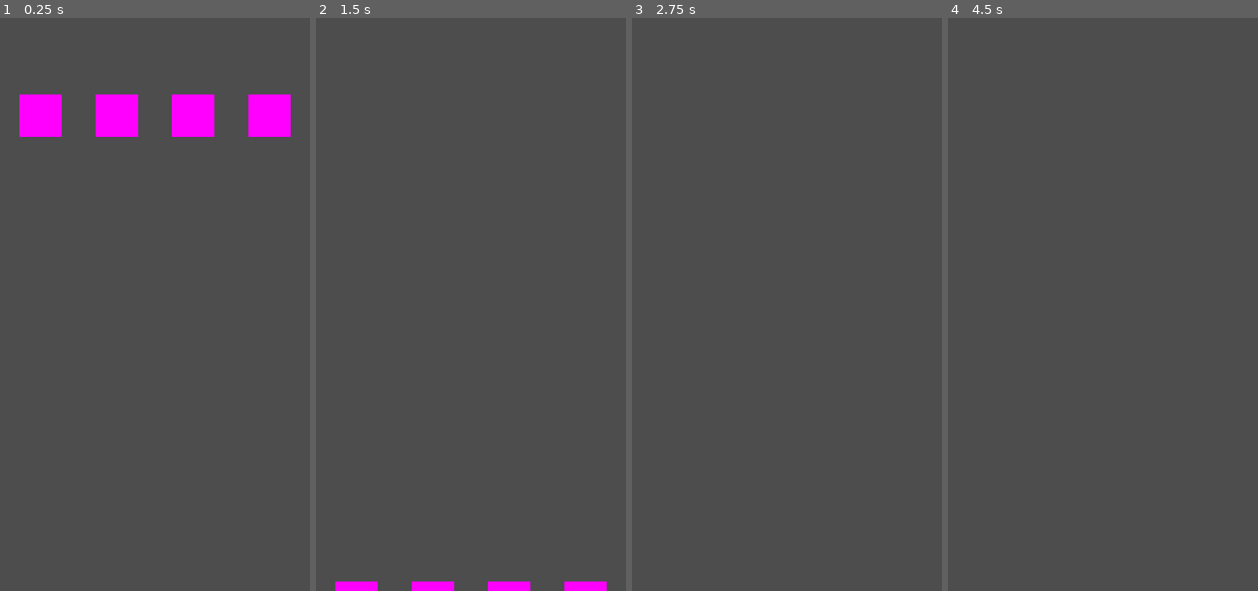
Above: before the commit, frames 1-4 (left to right).
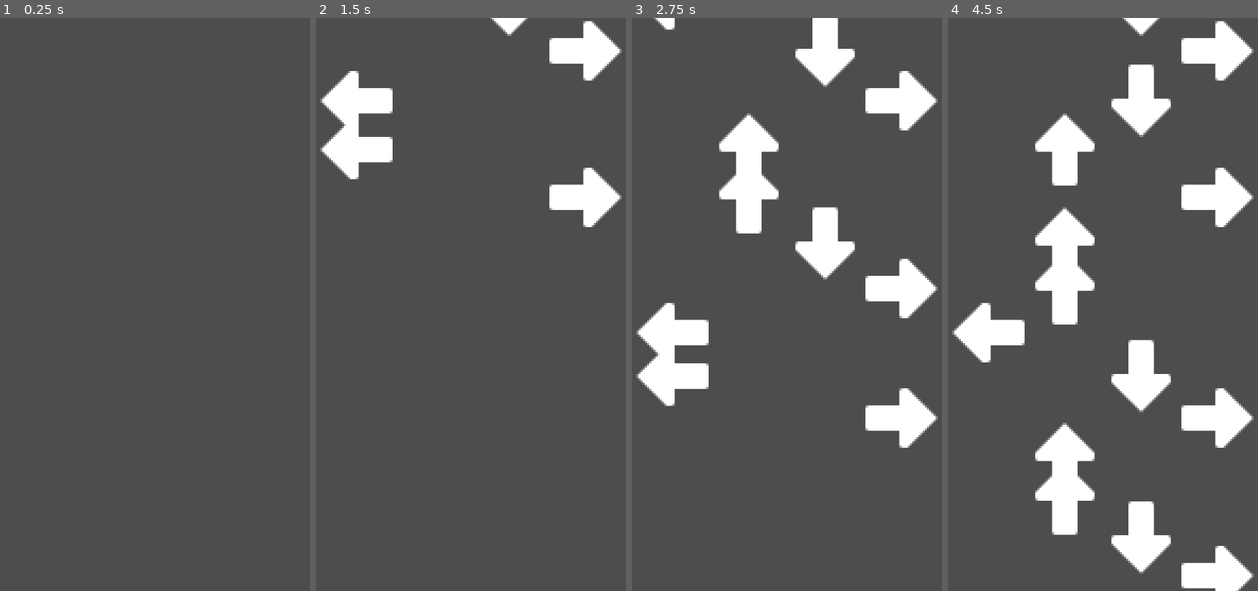
Above: after the commit, the same moments.

Repository: Bbubbee/Musik-Knight
Game: Godot game, scene res://scenes/levels/get_started/get_started.tscn
The game is run twice, just before and just after one commit, with the same random seed, the same clock (stepped at 60 frames per second) and the same inputs.
Inputs:
- Up to frame 1 (0.25 s): no input
- Up to frame 2 (1.5 s): hold D (right, bound only after the commit) 0.53-1.28 s; hold S (down, bound only after the commit) from 1.28 s (still down)
- Up to frame 3 (2.75 s): release S (down, bound only after the commit) at 2.03 s; hold D (right, bound only after the commit) from 2.03 s (still down)
- Up to frame 4 (4.5 s): release D (right, bound only after the commit) at 2.78 s; hold W (up, bound only after the commit) 2.78-3.53 s; hold A (left, bound only after the commit) from 3.53 s (still down)

The runs differ from the first frame. In frame 1, 4.1% of the frame differs, in the area x 6-94%, y 13-21%; in frame 2, 6.4%; in frame 3, 12%; in frame 4, 17%, in the area x 1-99%, y 0-100%.

Commit message:
Added basic arrow spawner
Arrows spawn based on a timer. A random direction is assigned to each arrow. The player can press a direction when the arrow passes the detection zone to select the arrow

Diff:
--- a/project.godot
+++ b/project.godot
@@ -35,6 +35,45 @@
 "res://utils/": "purple"
 }
 
+[input]
+
+ui_down={
+"deadzone": 0.5,
+"events": [Object(InputEventJoypadButton,"resource_local_to_scene":false,"resource_name":"","device":-1,"button_index":12,"pressure":0.0,"pressed":false,"script":null)
+, Object(InputEventJoypadMotion,"resource_local_to_scene":false,"resource_name":"","device":-1,"axis":1,"axis_value":1.0,"script":null)
+, Object(InputEventKey,"resource_local_to_scene":false,"resource_name":"","device":-1,"window_id":0,"alt_pressed":false,"shift_pressed":false,"ctrl_pressed":false,"meta_pressed":false,"pressed":false,"keycode":0,"physical_keycode":83,"key_label":0,"unicode":115,"location":0,"echo":false,"script":null)
+]
+}
+up={
+"deadzone": 0.2,
+"events": [Object(InputEventKey,"resource_local_to_scene":false,"resource_name":"","device":-1,"window_id":0,"alt_pressed":false,"shift_pressed":false,"ctrl_pressed":false,"meta_pressed":false,"pressed":false,"keycode":0,"physical_keycode":87,"key_label":0,"unicode":119,"location":0,"echo":false,"script":null)
+, Object(InputEventKey,"resource_local_to_scene":false,"resource_name":"","device":-1,"window_id":0,"alt_pressed":false,"shift_pressed":false,"ctrl_pressed":false,"meta_pressed":false,"pressed":false,"keycode":0,"physical_keycode":4194320,"key_label":0,"unicode":0,"location":0,"echo":false,"script":null)
+]
+}
+down={
+"deadzone": 0.2,
+"events": [Object(InputEventKey,"resource_local_to_scene":false,"resource_name":"","device":-1,"window_id":0,"alt_pressed":false,"shift_pressed":false,"ctrl_pressed":false,"meta_pressed":false,"pressed":false,"keycode":0,"physical_keycode":83,"key_label":0,"unicode":115,"location":0,"echo":false,"script":null)
+, Object(InputEventKey,"resource_local_to_scene":false,"resource_name":"","device":-1,"window_id":0,"alt_pressed":false,"shift_pressed":false,"ctrl_pressed":false,"meta_pressed":false,"pressed":false,"keycode":0,"physical_keycode":4194322,"key_label":0,"unicode":0,"location":0,"echo":false,"script":null)
+]
+}
+left={
+"deadzone": 0.2,
+"events": [Object(InputEventKey,"resource_local_to_scene":false,"resource_name":"","device":-1,"window_id":0,"alt_pressed":false,"shift_pressed":false,"ctrl_pressed":false,"meta_pressed":false,"pressed":false,"keycode":0,"physical_keycode":65,"key_label":0,"unicode":97,"location":0,"echo":false,"script":null)
+, Object(InputEventKey,"resource_local_to_scene":false,"resource_name":"","device":-1,"window_id":0,"alt_pressed":false,"shift_pressed":false,"ctrl_pressed":false,"meta_pressed":false,"pressed":false,"keycode":0,"physical_keycode":4194319,"key_label":0,"unicode":0,"location":0,"echo":false,"script":null)
+]
+}
+right={
+"deadzone": 0.2,
+"events": [Object(InputEventKey,"resource_local_to_scene":false,"resource_name":"","device":-1,"window_id":0,"alt_pressed":false,"shift_pressed":false,"ctrl_pressed":false,"meta_pressed":false,"pressed":false,"keycode":0,"physical_keycode":68,"key_label":0,"unicode":100,"location":0,"echo":false,"script":null)
+, Object(InputEventKey,"resource_local_to_scene":false,"resource_name":"","device":-1,"window_id":0,"alt_pressed":false,"shift_pressed":false,"ctrl_pressed":false,"meta_pressed":false,"pressed":false,"keycode":0,"physical_keycode":4194321,"key_label":0,"unicode":0,"location":0,"echo":false,"script":null)
+]
+}
+
+[layer_names]
+
+2d_physics/layer_1="player"
+2d_physics/layer_2="arrows"
+
 [physics]
 
 3d/physics_engine="Jolt Physics"
--- /dev/null
+++ b/scenes/actors/player_controller/player_controller.gd
@@ -0,0 +1,25 @@
+extends Node2D
+@onready var detector_area: Area2D = $DetectorArea
+
+
+func _physics_process(_delta: float) -> void:
+
+	if Input.is_action_just_pressed("left"):
+		press_arrow(0)
+	elif Input.is_action_just_pressed("up"):
+		press_arrow(1)
+	elif Input.is_action_just_pressed("down"):
+		press_arrow(2)
+	elif Input.is_action_just_pressed("right"):
+		press_arrow(3)
+
+
+func press_arrow(dir: int = 0):
+	# Check if area is colliding with anything. If not, return.
+	if not detector_area.has_overlapping_bodies():
+		print("No bodies interacting")
+		return
+
+	for arrow: Arrow in detector_area.get_overlapping_bodies():
+		if dir == arrow.direction:
+			arrow.queue_free()
--- /dev/null
+++ b/scenes/actors/player_controller/player_controller.tscn
@@ -0,0 +1,16 @@
+[gd_scene format=3 uid="uid://dh1igm36i5b6e"]
+
+[ext_resource type="Script" uid="uid://ct0k54t4153wi" path="res://scenes/actors/player_controller/player_controller.gd" id="1_p3i1c"]
+
+[sub_resource type="RectangleShape2D" id="RectangleShape2D_p3i1c"]
+size = Vector2(244, 32)
+
+[node name="PlayerController" type="Node2D" unique_id=370596373]
+script = ExtResource("1_p3i1c")
+
+[node name="DetectorArea" type="Area2D" parent="." unique_id=702086124]
+collision_mask = 2
+
+[node name="DetetectorShape" type="CollisionShape2D" parent="DetectorArea" unique_id=1839110822]
+shape = SubResource("RectangleShape2D_p3i1c")
+debug_color = Color(0.5372549, 1, 0.8047794, 0.41960785)
--- a/scenes/levels/get_started/get_started.gd
+++ b/scenes/levels/get_started/get_started.gd
@@ -10,8 +10,19 @@
 	lanes = ScreenCalculator.get_lanes(Vector2(0, 0), 4)
 
 
-	for x in range(4):
-		var a: Arrow = ARROW.instantiate()
-		a.position.x = lanes[x]
-		a.position.y = 0
-		arrows.add_child(a)
+func _on_arrow_spawner_timer_timeout() -> void:
+	spawn_arrow()
+
+
+func spawn_arrow():
+	# Spawn a singular random arrow.
+	var d = randi_range(0, 3)
+	var x_pos: int
+
+	x_pos = lanes[d]
+
+	var arrow: Arrow = ARROW.instantiate()
+	arrow.position.y = -30
+	arrow.position.x = x_pos
+	arrows.add_child(arrow)
+	arrow.init(d)
--- a/scenes/levels/get_started/get_started.tscn
+++ b/scenes/levels/get_started/get_started.tscn
@@ -1,8 +1,18 @@
 [gd_scene format=3 uid="uid://bkb1l5gt2x1b1"]
 
 [ext_resource type="Script" uid="uid://tnat58o4ofsq" path="res://scenes/levels/get_started/get_started.gd" id="1_t35l0"]
+[ext_resource type="PackedScene" uid="uid://dh1igm36i5b6e" path="res://scenes/actors/player_controller/player_controller.tscn" id="2_8nppp"]
 
 [node name="GetStarted" type="Node2D" unique_id=834580641]
 script = ExtResource("1_t35l0")
 
+[node name="ArrowSpawnerTimer" type="Timer" parent="." unique_id=1194297075]
+wait_time = 0.25
+autostart = true
+
 [node name="Arrows" type="Node2D" parent="." unique_id=1956703561]
+
+[node name="PlayerController" parent="." unique_id=370596373 instance=ExtResource("2_8nppp")]
+position = Vector2(85, 232)
+
+[connection signal="timeout" from="ArrowSpawnerTimer" to="." method="_on_arrow_spawner_timer_timeout"]
--- a/scenes/systems/arrow/arrow.gd
+++ b/scenes/systems/arrow/arrow.gd
@@ -1,10 +1,24 @@
 extends Node2D
 class_name Arrow
+
+@onready var sprite: Sprite2D = $Sprite
 
 var speed: float
 var direction: int
 
 
-func init(s: float, d: int):
+
+func init(d: int, s: float = 100):
 	speed = s
 	direction = d
+
+	# Set direction of sprite.
+	match d:
+		0:
+			sprite.rotation_degrees = 270
+		1:
+			sprite.rotation_degrees = 0
+		2:
+			sprite.rotation_degrees = 180
+		3:
+			sprite.rotation_degrees = 90
--- a/scenes/systems/arrow/arrow.tscn
+++ b/scenes/systems/arrow/arrow.tscn
@@ -1,8 +1,7 @@
 [gd_scene format=3 uid="uid://u8nduxgvfxdr"]
 
 [ext_resource type="Script" uid="uid://bbheuh53qy5dj" path="res://scenes/systems/arrow/arrow.gd" id="1_wkrfx"]
-
-[sub_resource type="PlaceholderTexture2D" id="PlaceholderTexture2D_6igh6"]
+[ext_resource type="Texture2D" uid="uid://cx1irex1h1ea2" path="res://scenes/systems/arrow/arrowUp.png" id="2_oshrn"]
 
 [sub_resource type="CircleShape2D" id="CircleShape2D_0kgqq"]
 radius = 9.0
@@ -10,13 +9,14 @@
 [sub_resource type="CircleShape2D" id="CircleShape2D_k3pjg"]
 
 [node name="Arrow" type="RigidBody2D" unique_id=10245467]
+collision_layer = 2
+collision_mask = 0
 gravity_scale = 0.0
-linear_velocity = Vector2(0, 200)
+linear_velocity = Vector2(0, 100)
 script = ExtResource("1_wkrfx")
 
 [node name="Sprite" type="Sprite2D" parent="." unique_id=2047294846]
-scale = Vector2(20, 20)
-texture = SubResource("PlaceholderTexture2D_6igh6")
+texture = ExtResource("2_oshrn")
 
 [node name="RigidBodyShape" type="CollisionShape2D" parent="." unique_id=201142974]
 shape = SubResource("CircleShape2D_0kgqq")
--- a/utils/screen_calculator.gd
+++ b/utils/screen_calculator.gd
@@ -27,6 +27,6 @@
 	#print("Padding: " + str(padding.x))
 	print("Width of screen with padding: " + str(playable_width))
 	print("Distance between lanes: " + str(distance_between_lanes))
-	print("Lanes: ", str(lanes))
+	print("Lanes: ", str(lanes) + "\n")
 
 	return lanes
Not shown, added: scenes/actors/player_controller/player_controller.gd.uid
Binary file added: scenes/systems/arrow/arrowUp.png
Not shown, added: scenes/systems/arrow/arrowUp.png.import
